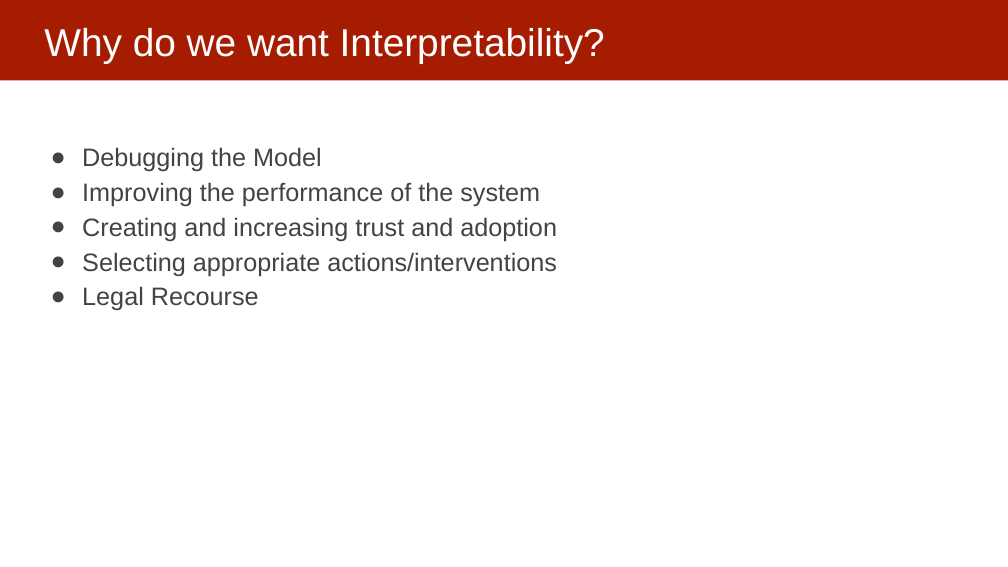
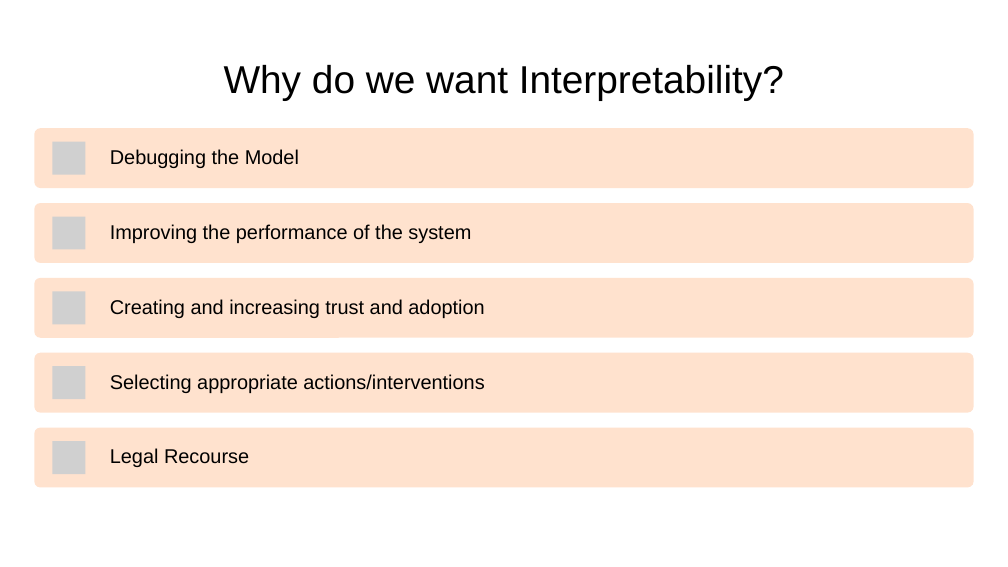
Before and after one commit to dssg/mlforpublicpolicylab, a slide deck: slide 10 of Lectures/16-interpretability-part-1.pptx (slide 8 before the commit). Drawn at 1008x567 pixels with LibreOffice and Linux fonts; fonts in the diff are those of the drawing; grey boxes stand for pictures. Boxes give left, top, right and bottom in pixels: in the first picture for what was removed or moved away, otherwise in the second. Text is boxed around its words. In the diff, an @@ line names an element or a change of style, - is before the commit and + after.

```diff
--- a/Lectures/16-interpretability-part-1.pptx
+++ b/Lectures/16-interpretability-part-1.pptx
@@ rectangle removed at bbox=[0, 0, 1008, 80] @@
@@ title "Why do we want Interpretability?": place and size @@
-title "Why do we want Interpretability?" at bbox=[44, 28, 605, 63]
+title "Why do we want Interpretability?" at bbox=[224, 65, 784, 100]
@@ title "Why do we want Interpretability?" at bbox=[224, 65, 784, 100]: text colour #FFFFFF to #000000; alignment left to centre; line spacing 1 to 0.9; vertical alignment top to middle @@
@@ text removed at bbox=[82, 147, 557, 310] @@
-● Debugging the Model
-● Improving the performance of the system
-● Creating and increasing trust and adoption
-● Selecting appropriate actions/interventions
-● Legal Recourse
@@ group added at bbox=[34, 129, 973, 488]: 5 rounded rectangles, 5 pictures, 5 texts @@
+Debugging the Model
+Improving the performance of the system
+Creating and increasing trust and adoption
+Selecting appropriate actions/interventions
+Legal Recourse
```
Also in this commit, not shown: 5 other slides changed, 3 slides added, 1 slide removed.
